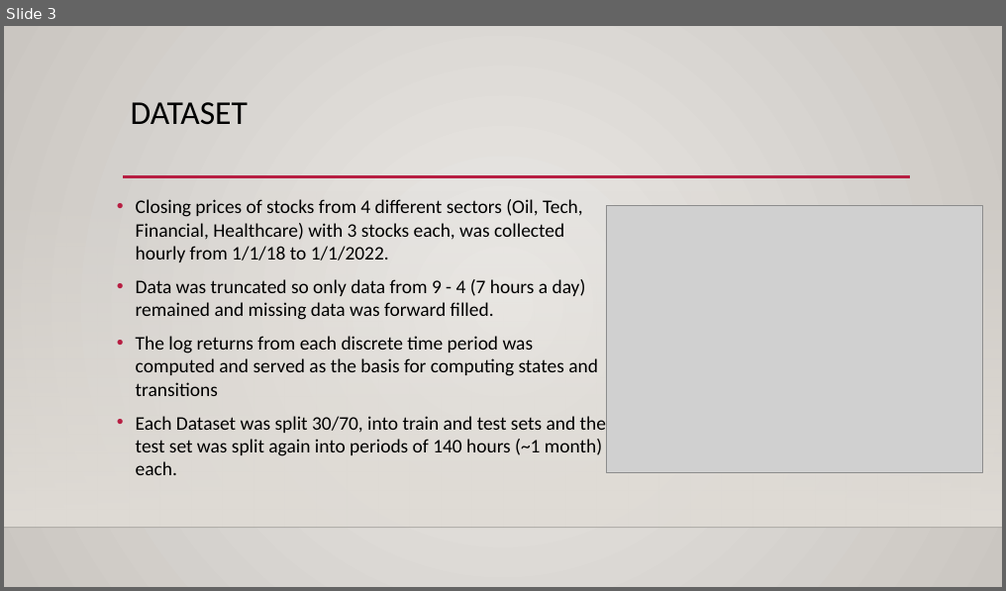
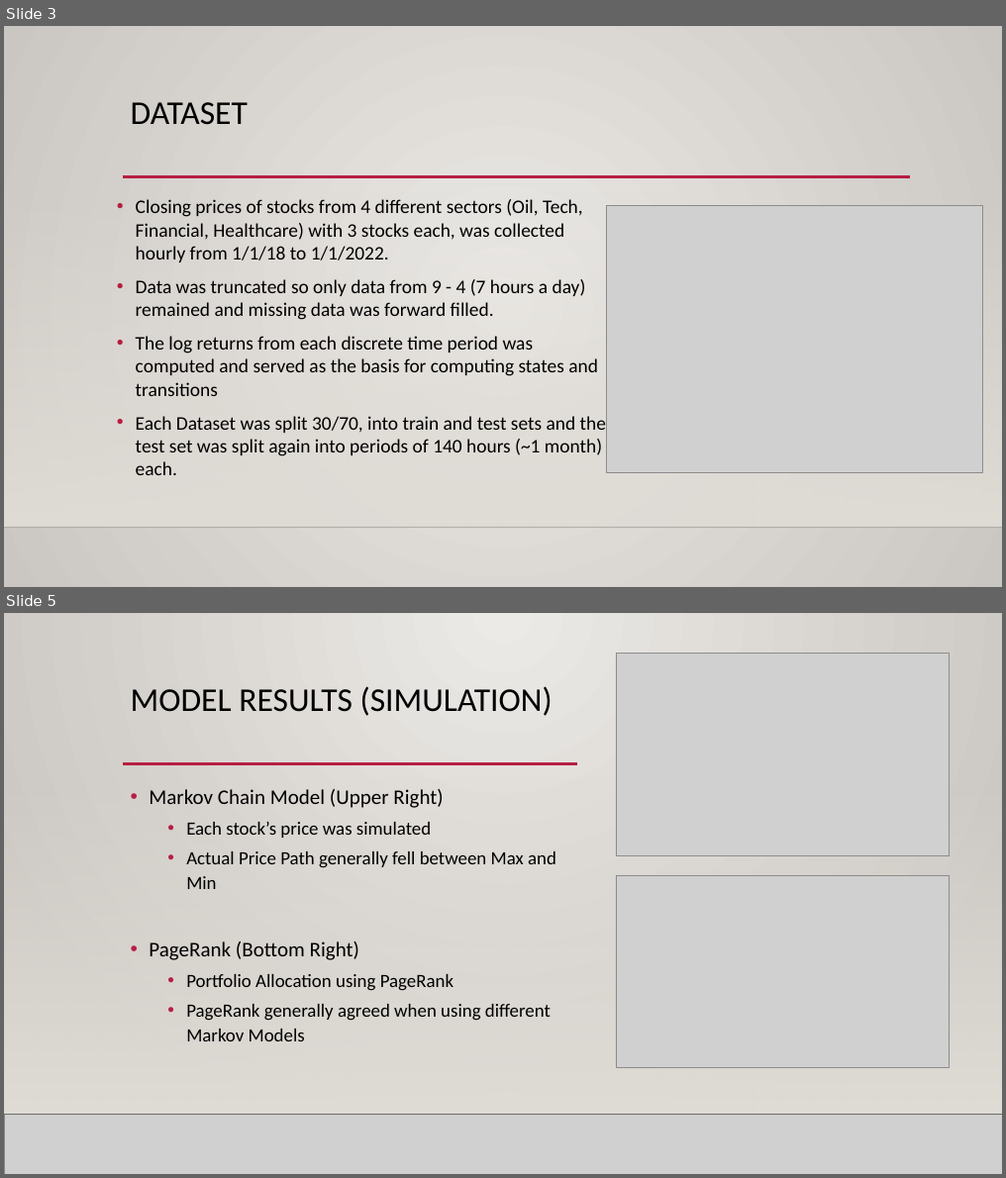
Before and after one commit to JohnDLee/MarkovStockSimulation, a slide deck: Final Project/report/FinalSlides.pptx. Shown one above the other, each under a label of ours: slide 3 before the commit, slides 3 and 5 after it; the slides between them are not shown. The pictures are 1006x591 and 1006x1178 pixels, drawn with LibreOffice and Linux fonts; fonts in the diff are those of the drawing; grey boxes stand for pictures; background and template pictures are left out. Boxes give left, top, right and bottom in pixels: in the first picture for what was removed or moved away, otherwise in the second. Text is boxed around its words. In the diff, an @@ line names an element or a change of style, - is before the commit and + after.

```diff
--- a/Final Project/report/FinalSlides.pptx
+++ b/Final Project/report/FinalSlides.pptx
@@ slide 5 added at bbox=[4, 613, 1002, 1174], background gradient #ECEAE7 to #CAC7C1; not listed: 3 template elements that a slide beside it also shows @@
@@ rectangle added at bbox=[4, 613, 1002, 1174], fill gradient #ECEAE7 to #CAC7C1 @@
@@ picture added at bbox=[616, 653, 949, 857] @@
@@ title added at bbox=[131, 686, 552, 716], 32 pt, text #000000 @@
+MODEL RESULTS (SIMULATION)
@@ rectangle added at bbox=[4, 778, 1002, 1115], fill gradient #DFDBD5 @@
@@ line added from (123, 764) to (577, 764), #B71E42 2.5 pt @@
@@ text added at bbox=[149, 789, 556, 1042], 18 pt, text #000000 @@
+• Markov Chain Model (Upper Right)
+  • Each stock’s price was simulated
+  • Actual Price Path generally fell between Max and Min
+• PageRank (Bottom Right)
+  • Portfolio Allocation using PageRank
+  • PageRank generally agreed when using different Markov Models
@@ picture added at bbox=[616, 875, 949, 1067] @@
@@ picture added at bbox=[4, 1115, 1002, 1174] @@
@@ line added from (4, 1115) to (1002, 1115), #000001 1 pt @@
```
Also in this commit, not shown: 1 slide changed, 1 other slide added.
